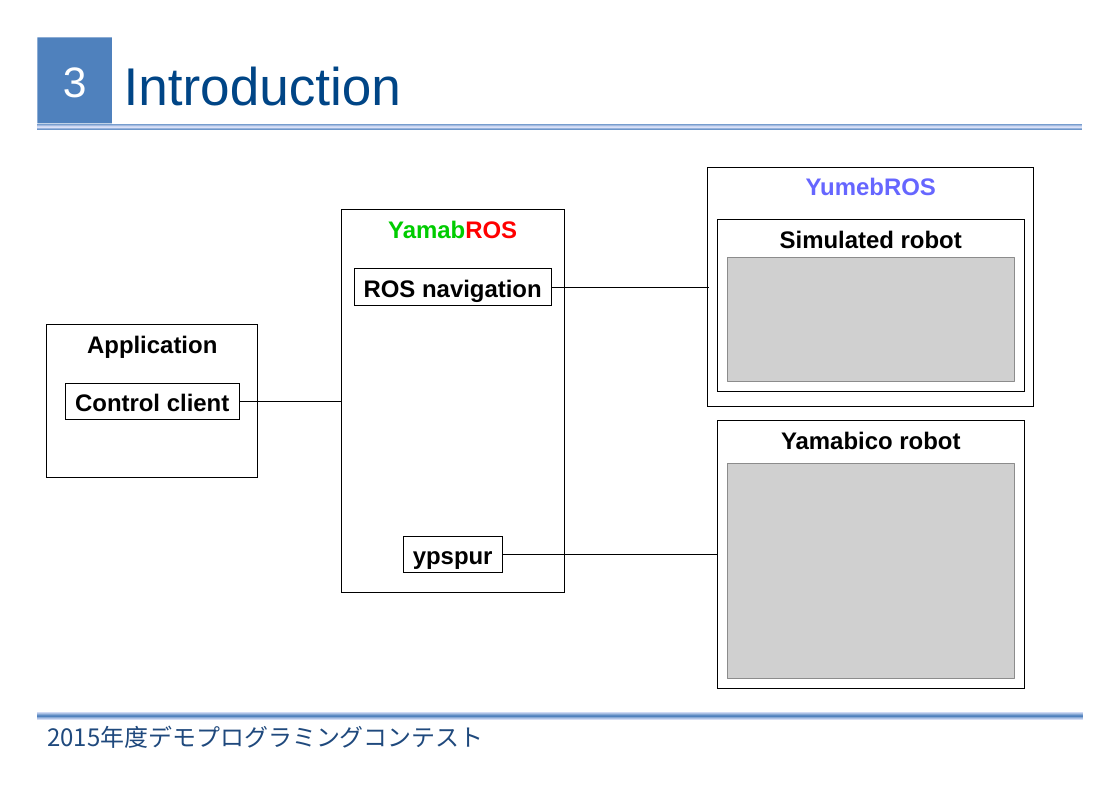
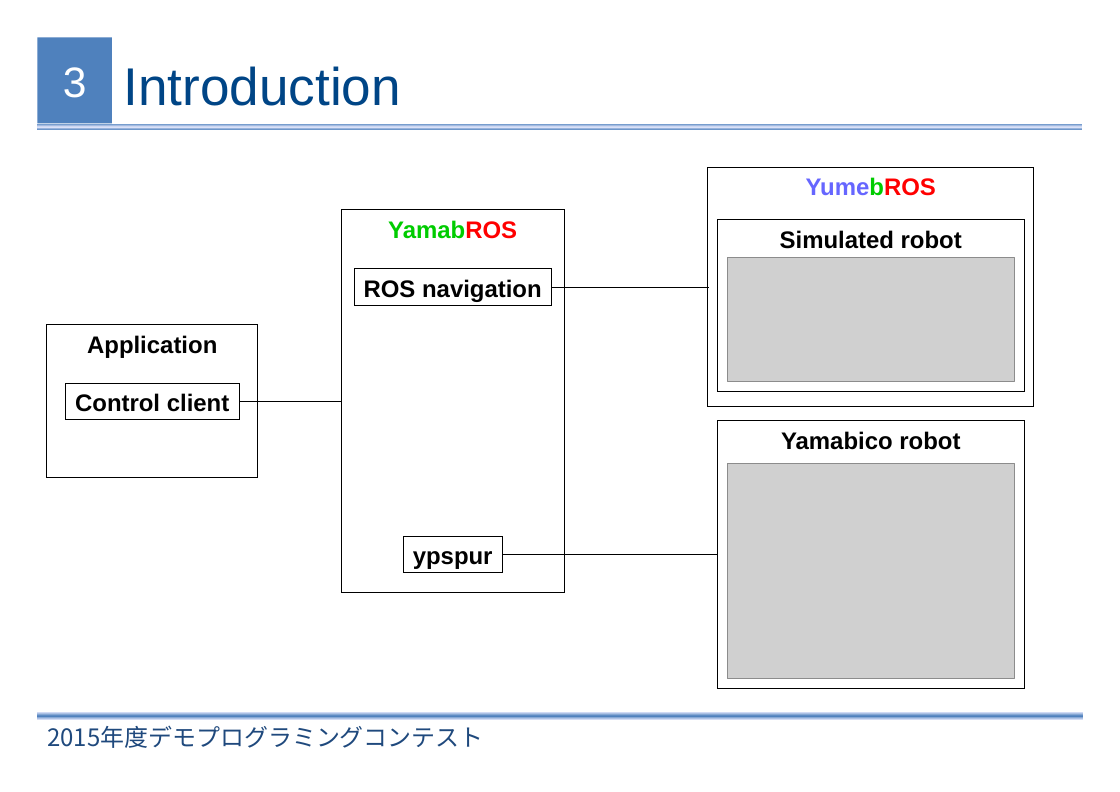
Before and after one commit to xperroni/yamabros, a slide deck: slide 3 of doc/Demopro2015.odp. Drawn at 1120x792 pixels with LibreOffice and Linux fonts; fonts in the diff are those of the drawing; grey boxes stand for pictures; background and template pictures are left out. Boxes give left, top, right and bottom in pixels: in the first picture for what was removed or moved away, otherwise in the second. Text is boxed around its words. In the diff, an @@ line names an element or a change of style, - is before the commit and + after.

```diff
--- a/doc/Demopro2015.odp
+++ b/doc/Demopro2015.odp
@@ rectangle "YumebROS" at (x1=708, y1=168, x2=1034, y2=407): text colour #6666FF to #00CC00, text colour #6666FF to #FF0000 in "YumebROS" @@
```
Also in this commit, not shown: 1 other slide changed, 1 other file.
